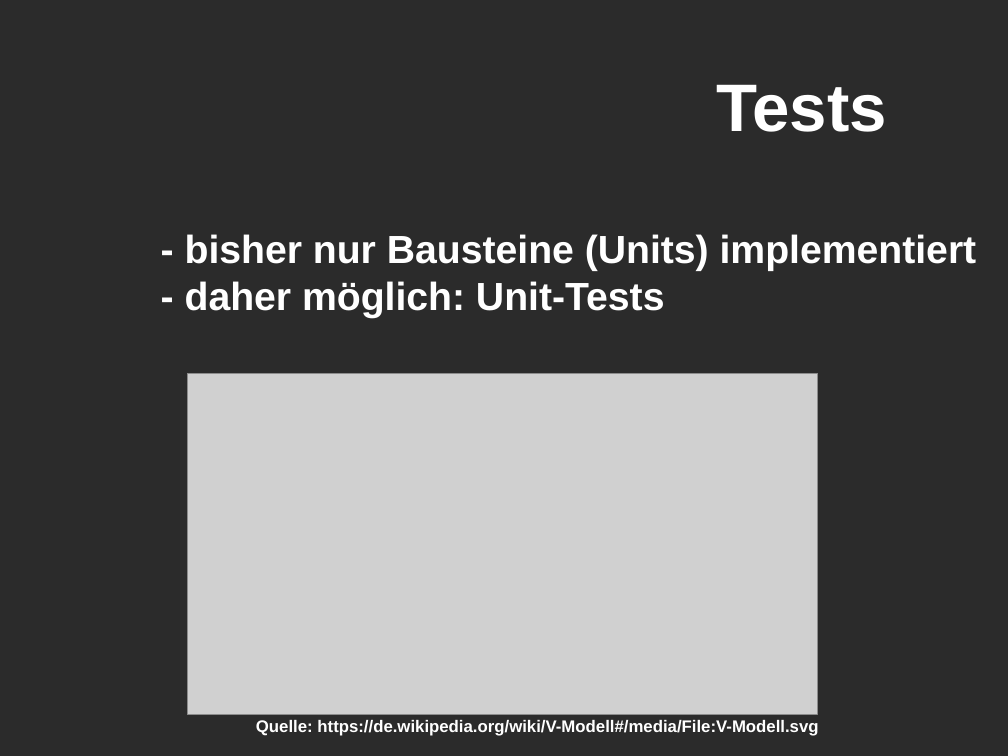
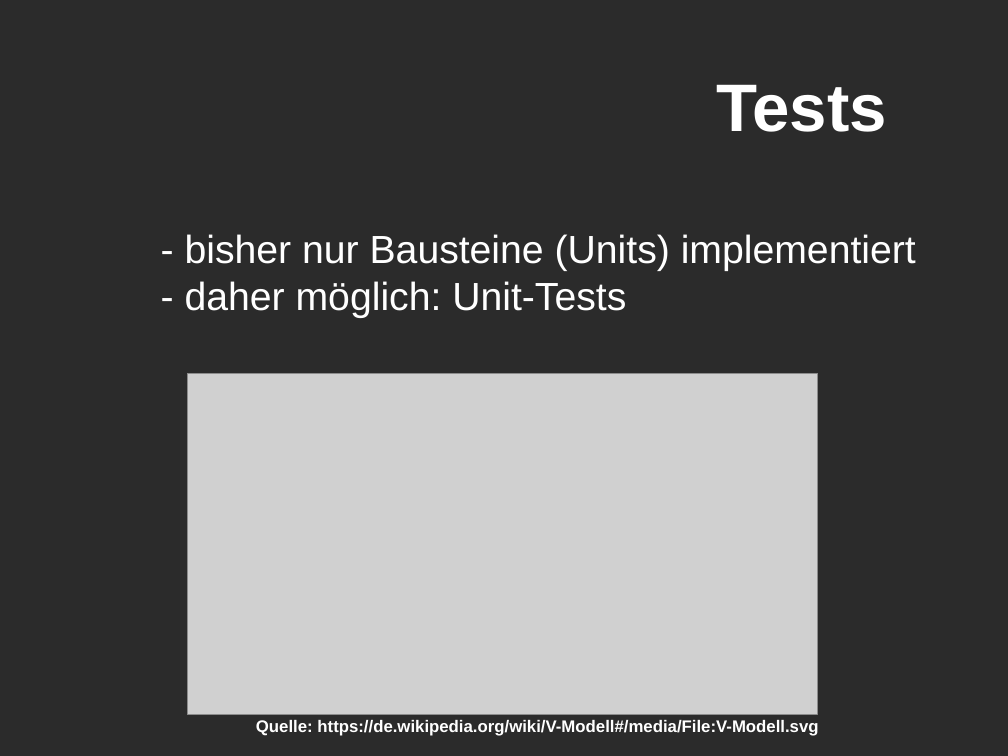
Before and after one commit to PaIIe/BombermanSPGr7, a slide deck: slide 4 of Testfall.ppt. Drawn at 1008x756 pixels with LibreOffice and Linux fonts; fonts in the diff are those of the drawing; grey boxes stand for pictures; background and template pictures are left out; a plain dark background stands for a picture behind light text. Boxes give left, top, right and bottom in pixels: in the first picture for what was removed or moved away, otherwise in the second. Text is boxed around its words. In the diff, an @@ line names an element or a change of style, - is before the commit and + after.

```diff
--- a/Testfall.ppt
+++ b/Testfall.ppt
@@ text "- bisher nur Bausteine (Units) ..." at (185,234,916,318): bold off @@
```
Also in this commit, not shown: 7 other slides changed, 4 slides added.
